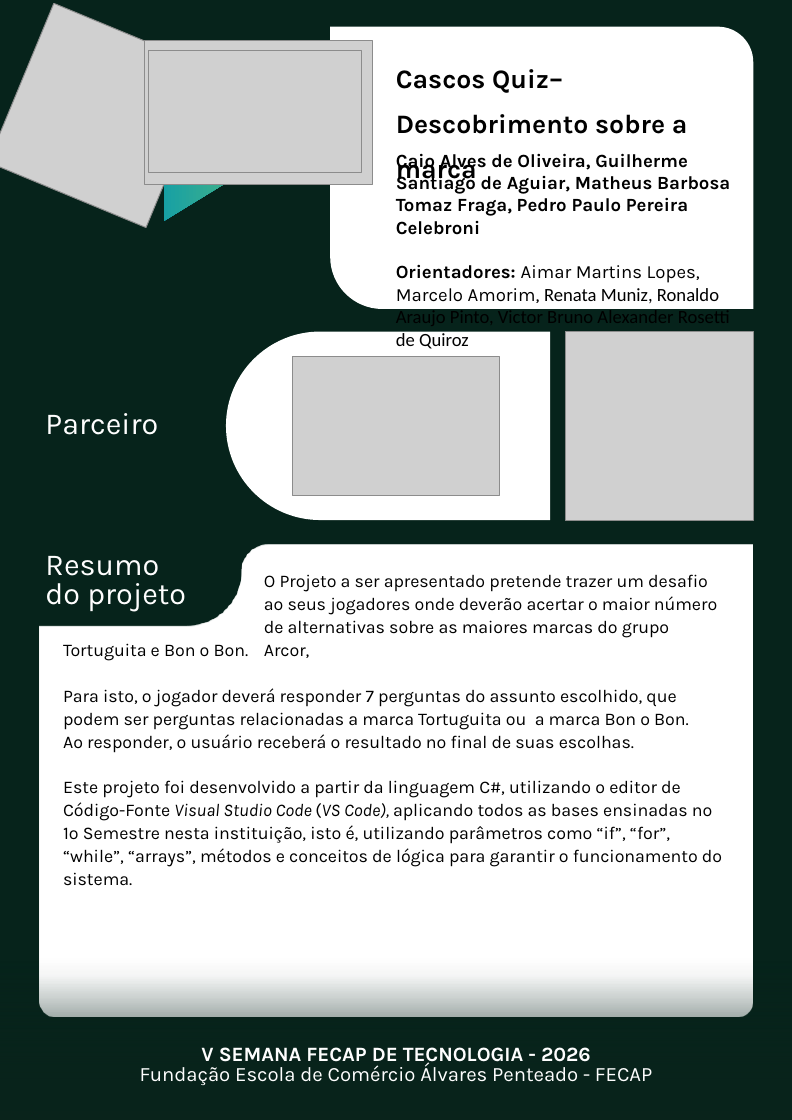
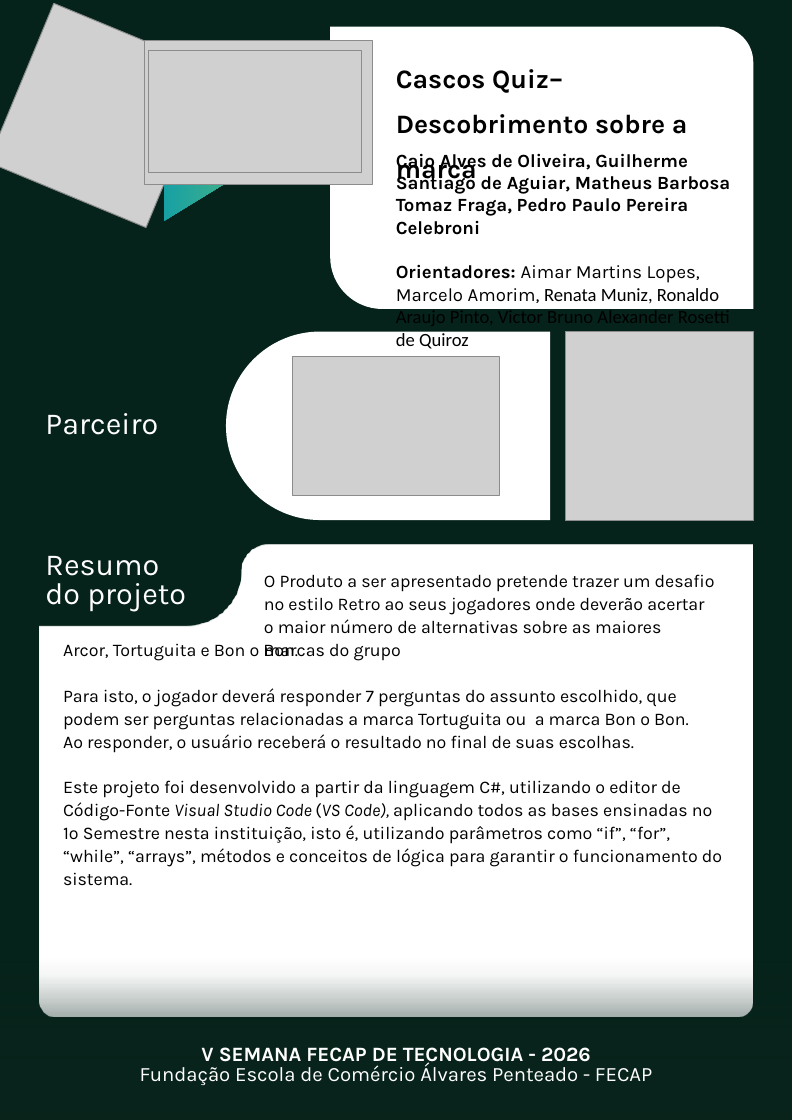
Before and after one commit to 2026-2-NADS1/Projeto1, a slide deck: slide 1 of documentos/Entrega 2/Banner/Banner_PI_FECAP.pptx. Drawn at 792x1120 pixels with LibreOffice and Linux fonts; fonts in the diff are those of the drawing; grey boxes stand for pictures; background and template pictures are left out. Boxes give left, top, right and bottom in pixels: in the first picture for what was removed or moved away, otherwise in the second. Text is boxed around its words. In the diff, an @@ line names an element or a change of style, - is before the commit and + after.

```diff
--- a/documentos/Entrega 2/Banner/Banner_PI_FECAP.pptx
+++ b/documentos/Entrega 2/Banner/Banner_PI_FECAP.pptx
@@ text at <box>264,574,715,661</box>: text changed @@
-O Projeto a ser apresentado pretende trazer um desafio ao seus jogadores onde deverão acertar o maior número de alternativas sobre as maiores marcas do grupo Arcor,
+O Produto a ser apresentado pretende trazer um desafio no estilo Retro ao seus jogadores onde deverão acertar o maior número de alternativas sobre as maiores marcas do grupo
@@ text at <box>63,644,298,661</box>: text changed @@
-Tortuguita e Bon o Bon.
+Arcor, Tortuguita e Bon o Bon.
```
Also in this commit, not shown: 1 other file.
